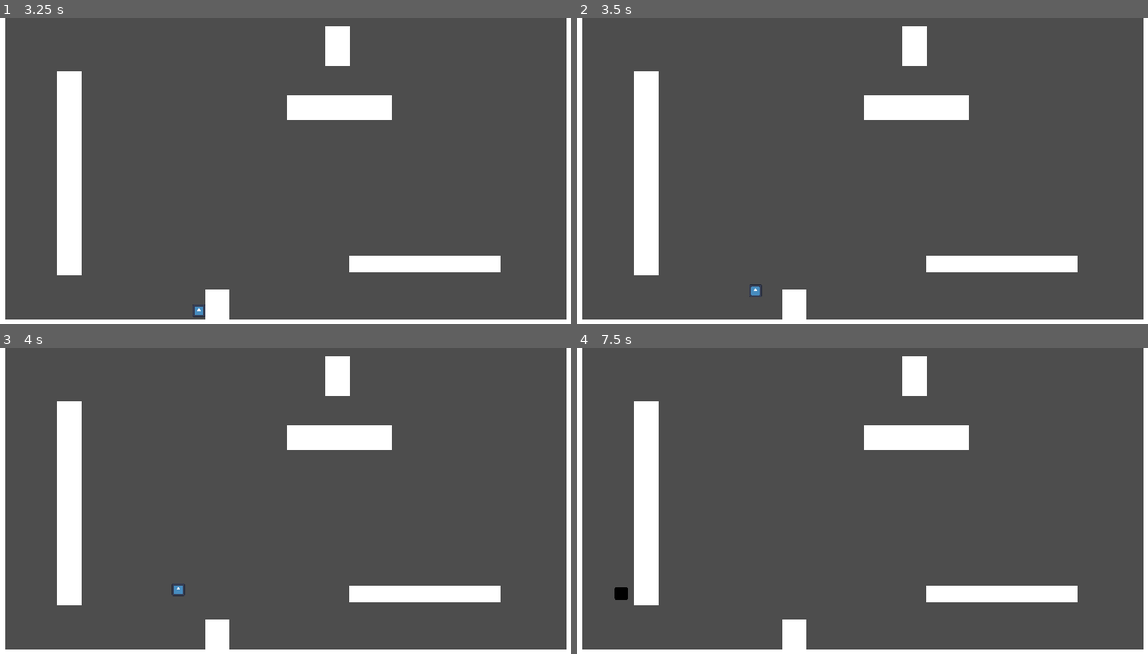
Above: before the commit, frames 1-4 (two rows, left to right).
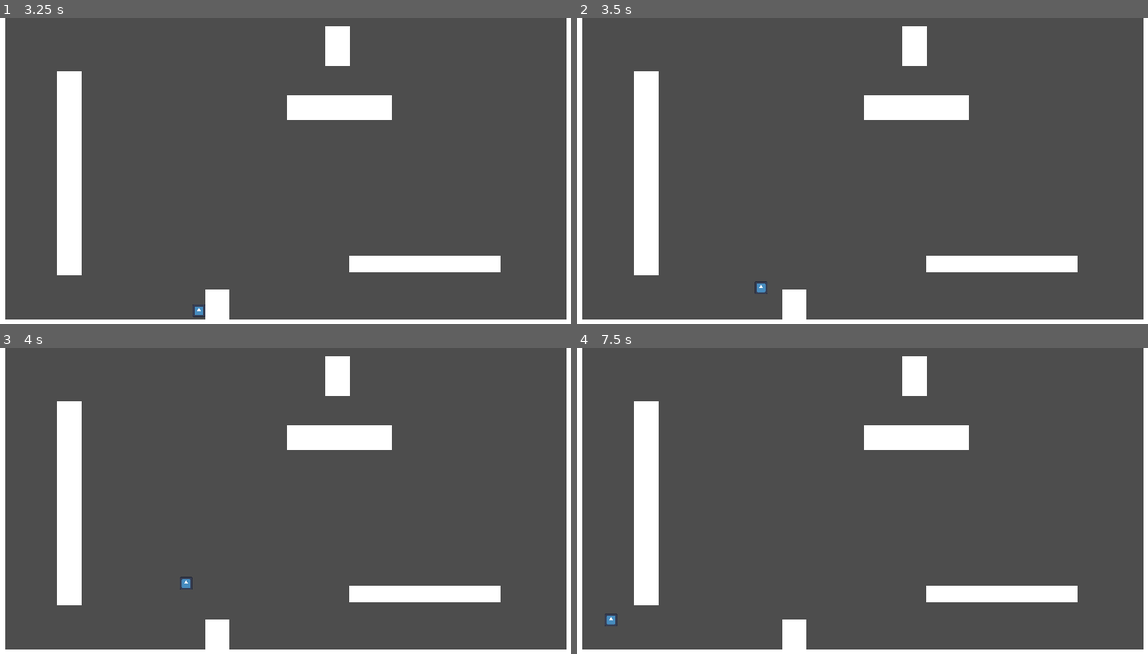
Above: after the commit, the same moments.

Repository: ReusableChopsticks/Platformer2024
Game: Godot game, scene res://scenes/environment/level.tscn
The game is run twice, just before and just after one commit, with the same random seed, the same clock (stepped at 60 frames per second) and the same inputs. The engine's default icon, where the game draws it, is replaced by a stand-in: a white triangle on a blue panel in a dark square.
Inputs:
- Up to frame 1 (3.25 s): tap Enter at 0.5 s; hold Right (right) 0.53-2.03 s; tap Space (jump) at 0.6, 0.77, 1.07, 1.52, 1.55, 1.82, 2.1, 3.02, 3.05 s; tap Z (dash) at 1.35, 2.85 s; hold A (left) 2.03-2.78 s; hold Right (right) from 2.78 s (still down)
- Up to frame 2 (3.5 s): keep holding Right (right); tap Space (jump) at 3.32 s
- Up to frame 3 (4 s): keep holding Right (right); tap Space (jump) at 3.6, 3.77 s
- Up to frame 4 (7.5 s): tap Space (jump) at 4.07, 4.52, 4.55, 4.82, 5.1, 6.02, 6.05, 6.32, 6.5, 6.6, 6.77, 7.07 s; release Right (right) at 4.28 s; hold A (left) 4.28-5.03 s; tap Z (dash) at 4.35, 5.85, 7.35 s; hold Right (right) 5.03-5.78 s; hold A (left) 5.78-7.28 s; hold Right (right) from 7.28 s (still down)

Frame 1 is identical in both runs. In frame 2, less than 0.1% of the frame differs, in the area x 30-34%, y 86-92%; in frame 3, 0.1%; in frame 4, 0.2%, in the area x 4-9%, y 78-91%.

Commit message:
extra wall jump height at higher speed levels

Diff:
--- a/project.godot
+++ b/project.godot
@@ -53,6 +53,7 @@
 dash={
 "deadzone": 0.5,
 "events": [Object(InputEventKey,"resource_local_to_scene":false,"resource_name":"","device":-1,"window_id":0,"alt_pressed":false,"shift_pressed":false,"ctrl_pressed":false,"meta_pressed":false,"pressed":false,"keycode":0,"physical_keycode":90,"key_label":0,"unicode":122,"echo":false,"script":null)
+, Object(InputEventKey,"resource_local_to_scene":false,"resource_name":"","device":-1,"window_id":0,"alt_pressed":false,"shift_pressed":false,"ctrl_pressed":false,"meta_pressed":false,"pressed":false,"keycode":0,"physical_keycode":4194325,"key_label":0,"unicode":0,"echo":false,"script":null)
 ]
 }
 
--- a/scenes/player/PlayerWallJumpState.gd
+++ b/scenes/player/PlayerWallJumpState.gd
@@ -5,9 +5,12 @@
 ## While in this state, the player has no control for the duration of wall_jump_time
 ## Afterwards, automatically transition back into MoveState
 
-@export var wall_jump_force: int = -300
+## Base vertical wall jump velocity
+@export var wall_jump_vel: int = -300
+## Percentage of current move speed to add on to vertical wall jump vel
+## so higher speeds mean slightly higher jumps for better game feel
+@export_range(0, 1.0) var wall_jump_vel_speed_mult: float = 0.2
 @export_range(0, 1.0) var wall_jump_time: float = 0.1
-@export_range(1, 3) var jump_release_mult: float = 2
 
 
 func exit_wall_jump():
@@ -16,8 +19,8 @@
 func enter():
 	player.jump_buffer_timer.stop()
 	get_tree().create_timer(wall_jump_time).timeout.connect(exit_wall_jump)
-	player.velocity.y = wall_jump_force
-	player.velocity.x = wall_jump_force * -player.get_wall_normal().x
+	player.velocity.y = wall_jump_vel - (player.move_speed * wall_jump_vel_speed_mult)
+	player.velocity.x = player.move_speed * player.get_wall_normal().x
 
 func physics_update(delta: float):
 	player.move_and_slide()
